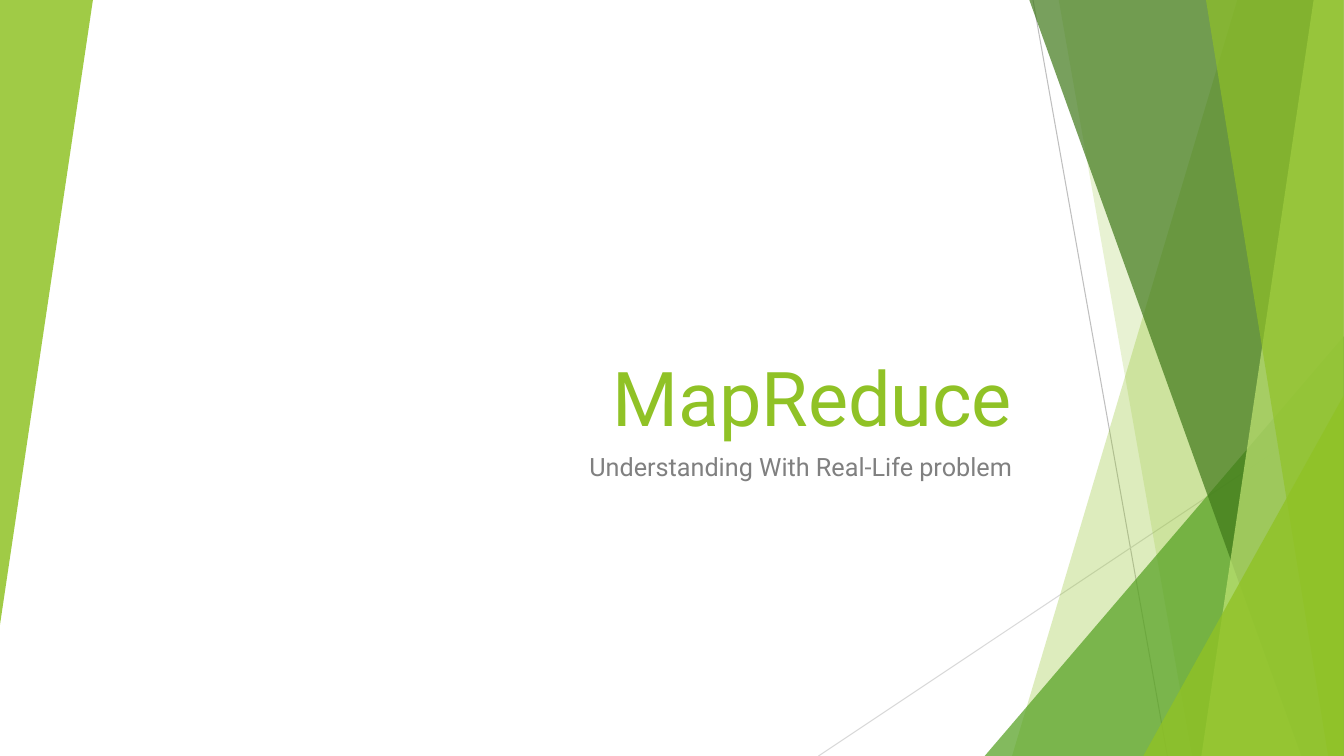
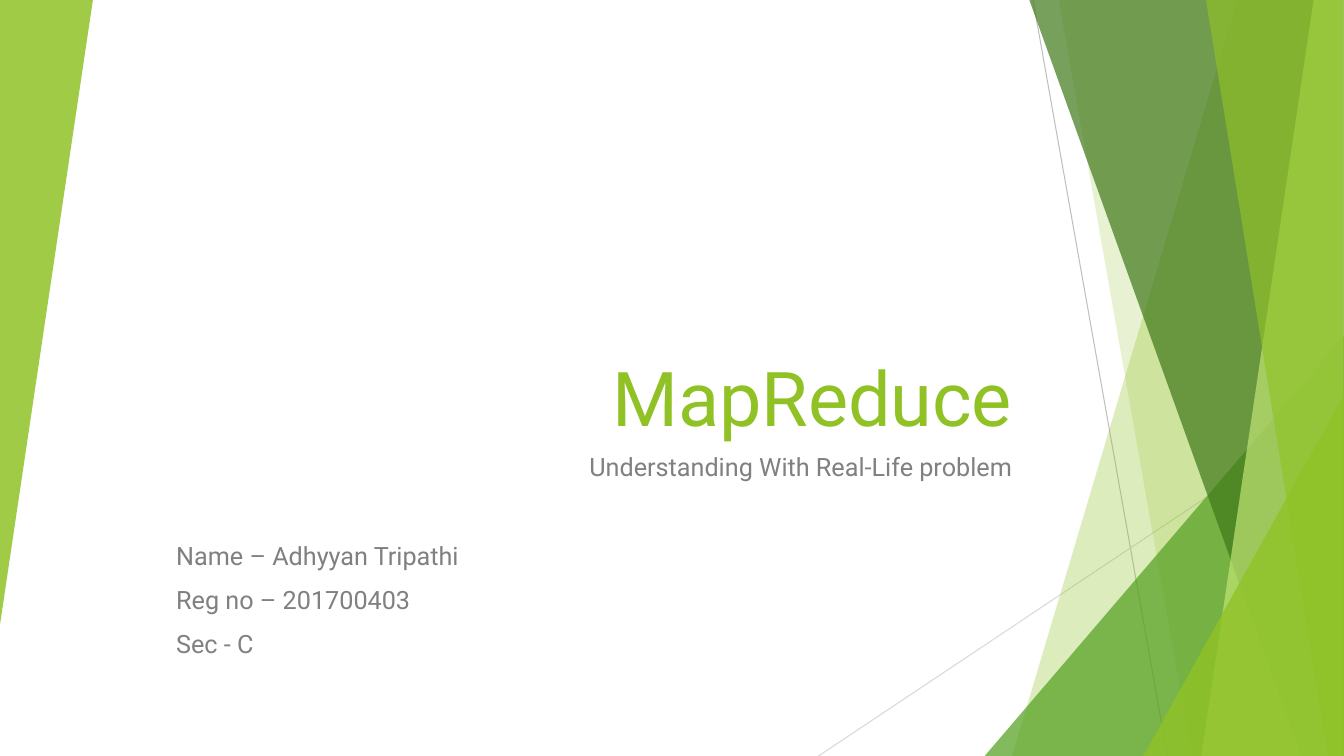
Before and after one commit to adhyyanT/7th-sem, a slide deck: slide 1 of CC/MapReduce.pptx. Drawn at 1344x756 pixels with LibreOffice and Linux fonts; fonts in the diff are those of the drawing. Boxes give left, top, right and bottom in pixels: in the first picture for what was removed or moved away, otherwise in the second. Text is boxed around its words. In the diff, an @@ line names an element or a change of style, - is before the commit and + after.

```diff
--- a/CC/MapReduce.pptx
+++ b/CC/MapReduce.pptx
@@ subtitle at <box>176,546,459,653</box>: paragraphs added @@
+Name – Adhyyan Tripathi
+Reg no – 201700403
+Sec - C
```
Also in this commit, not shown: 1 slide removed, 46 other files.
